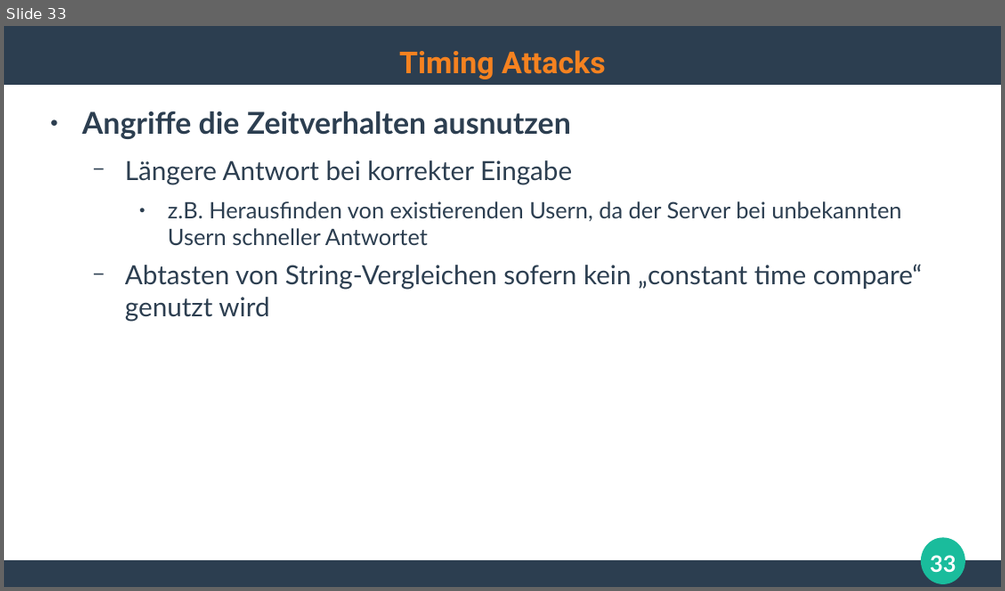
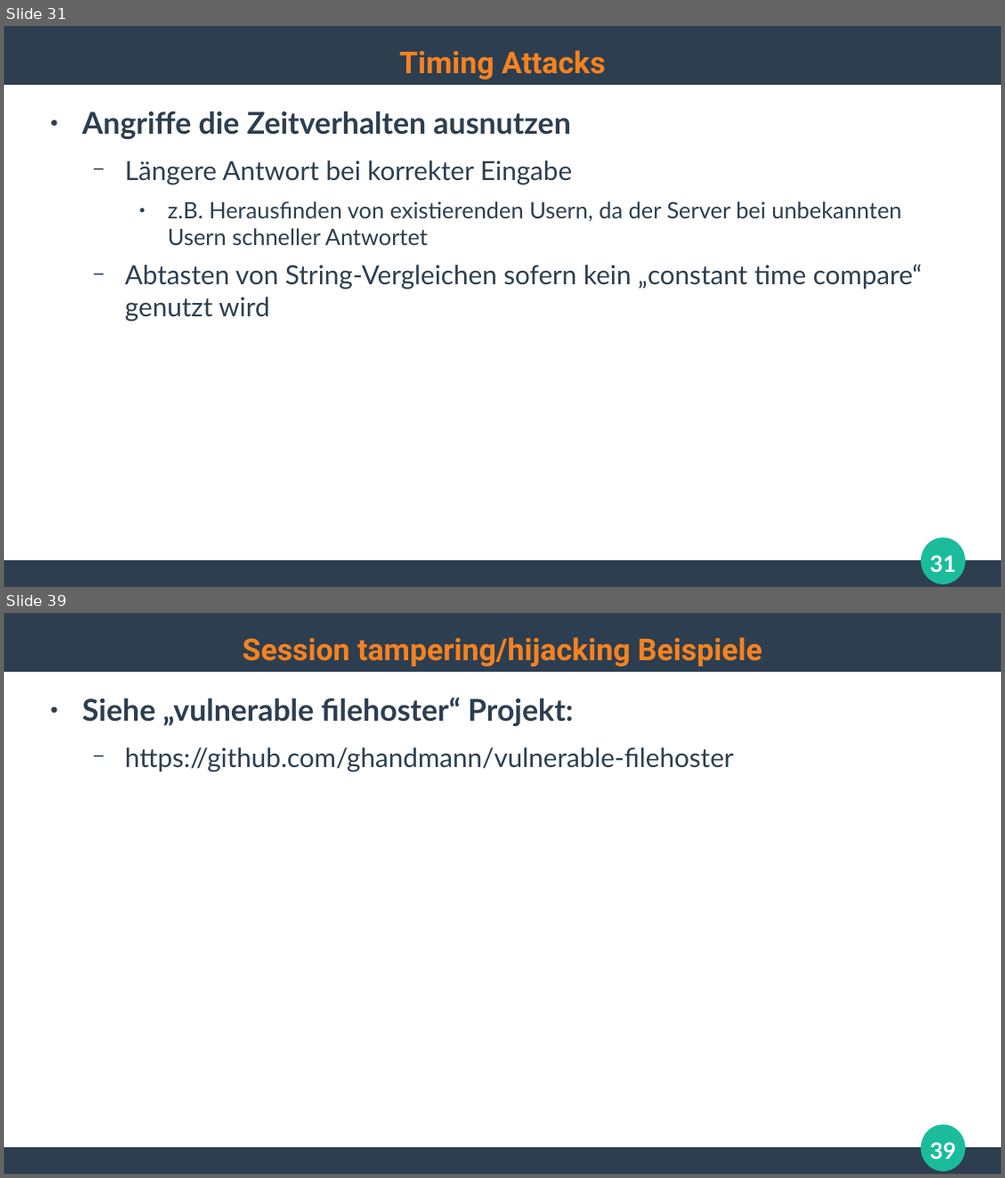
Before and after one commit to ghandmann/HS-AlbSig-WebAnwendungen2, a slide deck: Kapitel/06_WebSecurity.odp. Shown one above the other, each under a label of ours: slide 33 before the commit, slides 31 and 39 after it; the slides between them are not shown. The pictures are 1005x591 and 1005x1178 pixels, drawn with LibreOffice and Linux fonts; fonts in the diff are those of the drawing. Boxes give left, top, right and bottom in pixels: in the first picture for what was removed or moved away, otherwise in the second. Text is boxed around its words. In the diff, an @@ line names an element or a change of style, - is before the commit and + after.

```diff
--- a/Kapitel/06_WebSecurity.odp
+++ b/Kapitel/06_WebSecurity.odp
@@ slide 39 added at <box>4,613,1001,1174</box>, background #FFFFFF; not listed: 3 template elements that a slide beside it also shows @@
@@ title added at <box>243,637,762,666</box>, 24 pt, text #F58220, bold @@
+Session tampering/hijacking Beispiele
@@ text added at <box>82,697,734,772</box>, 21 pt, text #2C3E50 @@
+● Siehe „vulnerable filehoster“ Projekt:
+  − https://github.com/ghandmann/vulnerable-filehoster
@@ page number added at <box>930,1142,955,1159</box>, 18 pt, text #FFFFFF, bold @@
+39
@@ what was slide 33 is now slide 31 @@
@@ page number at <box>930,555,955,572</box>: text changed @@
-33
+31
```
Also in this commit, not shown: 1 slide changed, 7 other slides added, 1 slide removed.
